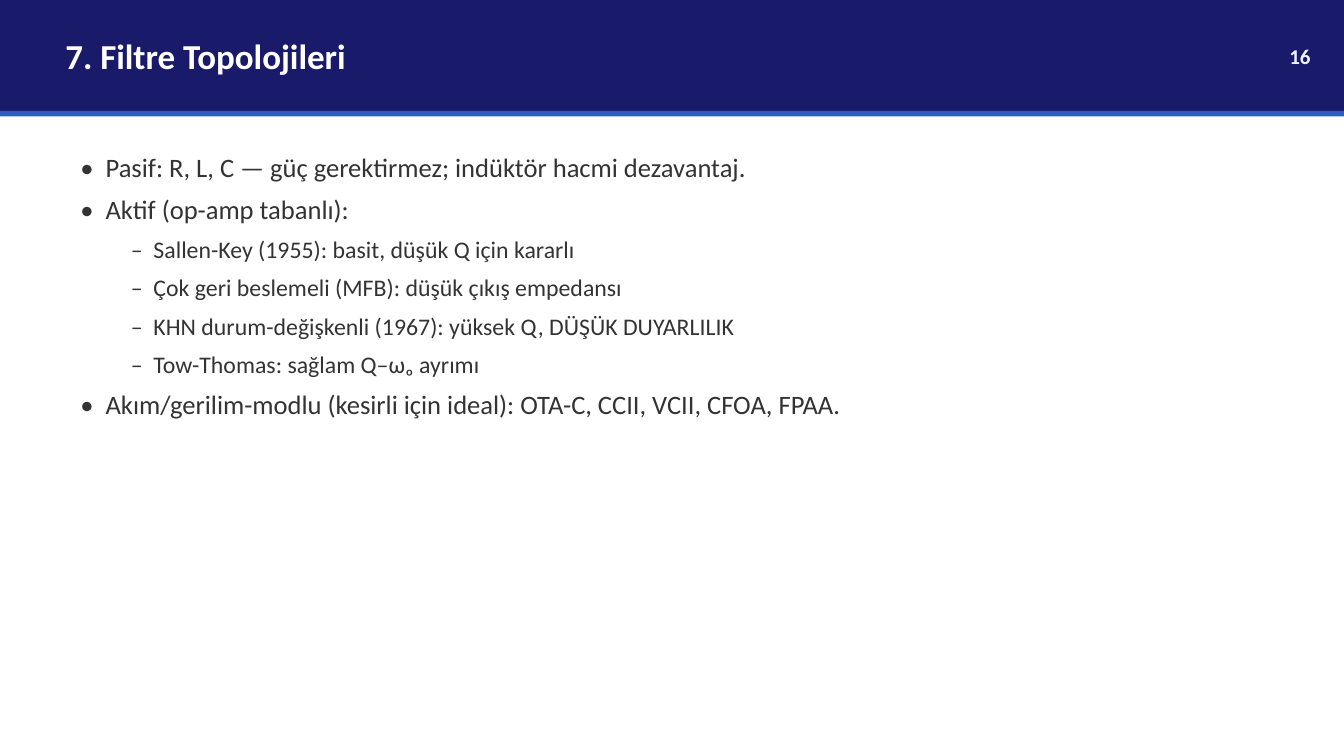
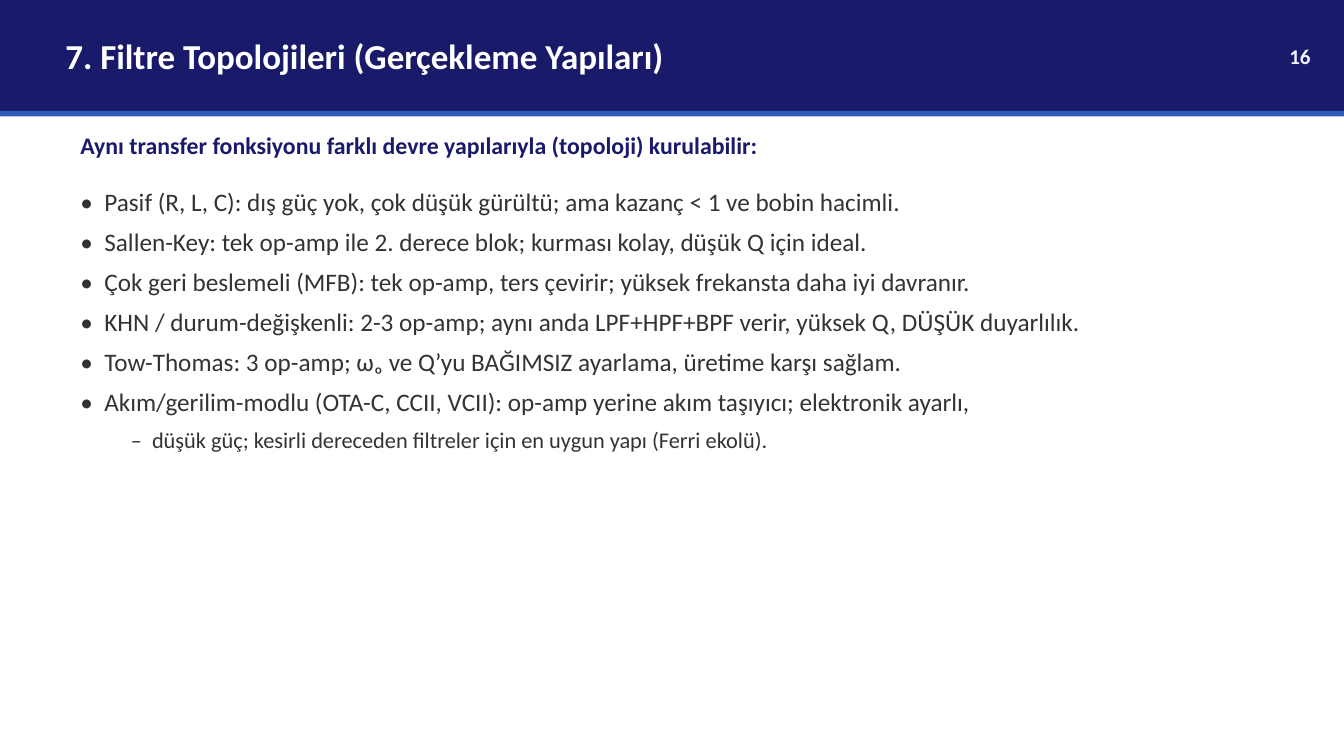
Before and after one commit to selinacr/selin, a slide deck: slide 16 of analog-filtre-tez/EEM537_Sunum_SelinACAR.pptx. Drawn at 1344x756 pixels with LibreOffice and Linux fonts; fonts in the diff are those of the drawing. Boxes give left, top, right and bottom in pixels: in the first picture for what was removed or moved away, otherwise in the second. Text is boxed around its words. In the diff, an @@ line names an element or a change of style, - is before the commit and + after.

```diff
--- a/analog-filtre-tez/EEM537_Sunum_SelinACAR.pptx
+++ b/analog-filtre-tez/EEM537_Sunum_SelinACAR.pptx
@@ text at [65, 43, 663, 75]: text changed @@
-7. Filtre Topolojileri
+7. Filtre Topolojileri (Gerçekleme Yapıları)
@@ text added at [80, 136, 757, 158], 17 pt, text #1A1A6A, bold @@
+Aynı transfer fonksiyonu farklı devre yapılarıyla (topoloji) kurulabilir:
@@ text at [104, 193, 1079, 452]: text changed; size 17 to 18 pt @@
-• Pasif: R, L, C — güç gerektirmez; indüktör hacmi dezavantaj.
-• Aktif (op-amp tabanlı):
-  – Sallen-Key (1955): basit, düşük Q için kararlı
-  – Çok geri beslemeli (MFB): düşük çıkış empedansı
-  – KHN durum-değişkenli (1967): yüksek Q, DÜŞÜK DUYARLILIK
-  – Tow-Thomas: sağlam Q–ωₒ ayrımı
-• Akım/gerilim-modlu (kesirli için ideal): OTA-C, CCII, VCII, CFOA, FPAA.
+• Pasif (R, L, C): dış güç yok, çok düşük gürültü; ama kazanç < 1 ve bobin hacimli.
+• Sallen-Key: tek op-amp ile 2. derece blok; kurması kolay, düşük Q için ideal.
+• Çok geri beslemeli (MFB): tek op-amp, ters çevirir; yüksek frekansta daha iyi davranır.
+• KHN / durum-değişkenli: 2-3 op-amp; aynı anda LPF+HPF+BPF verir, yüksek Q, DÜŞÜK duyarlılık.
+• Tow-Thomas: 3 op-amp; ωₒ ve Q’yu BAĞIMSIZ ayarlama, üretime karşı sağlam.
+• Akım/gerilim-modlu (OTA-C, CCII, VCII): op-amp yerine akım taşıyıcı; elektronik ayarlı,
+  – düşük güç; kesirli dereceden filtreler için en uygun yapı (Ferri ekolü).
```
Also in this commit, not shown: 16 other slides changed, 2 slides added, 1 slide removed.
